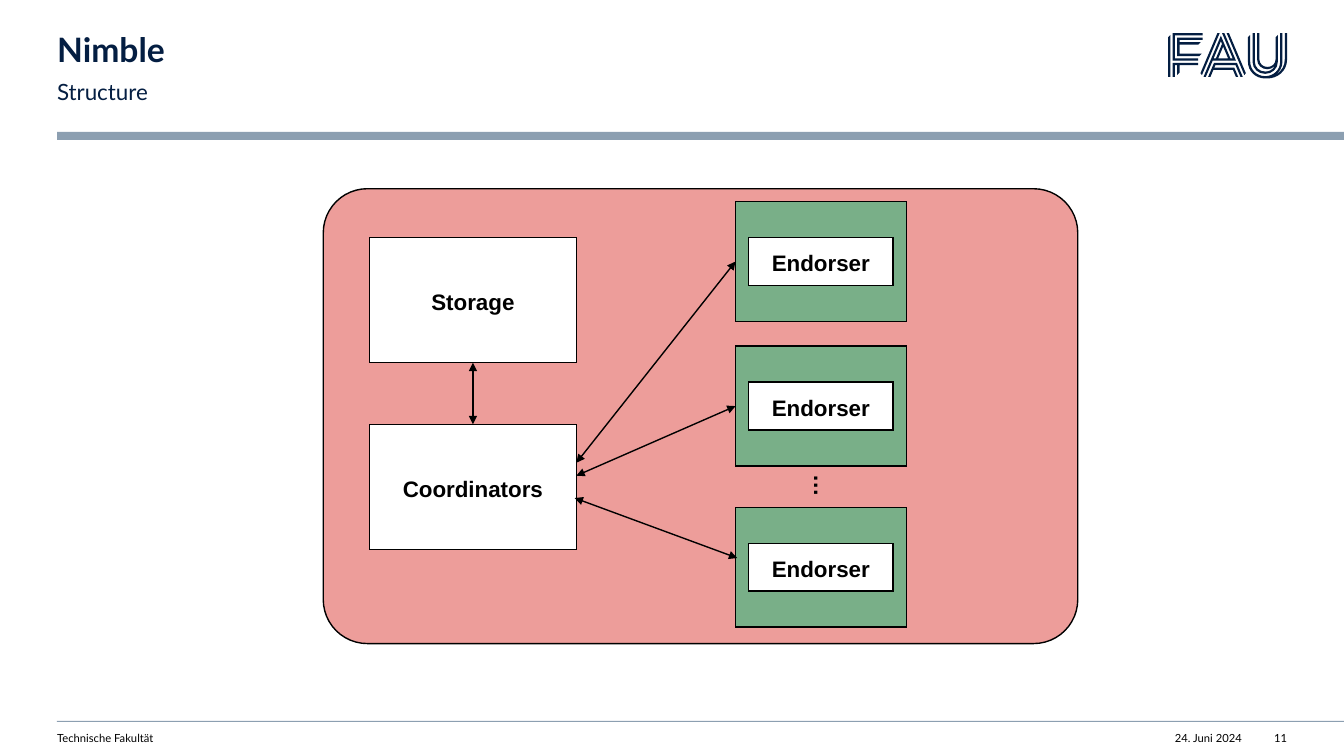
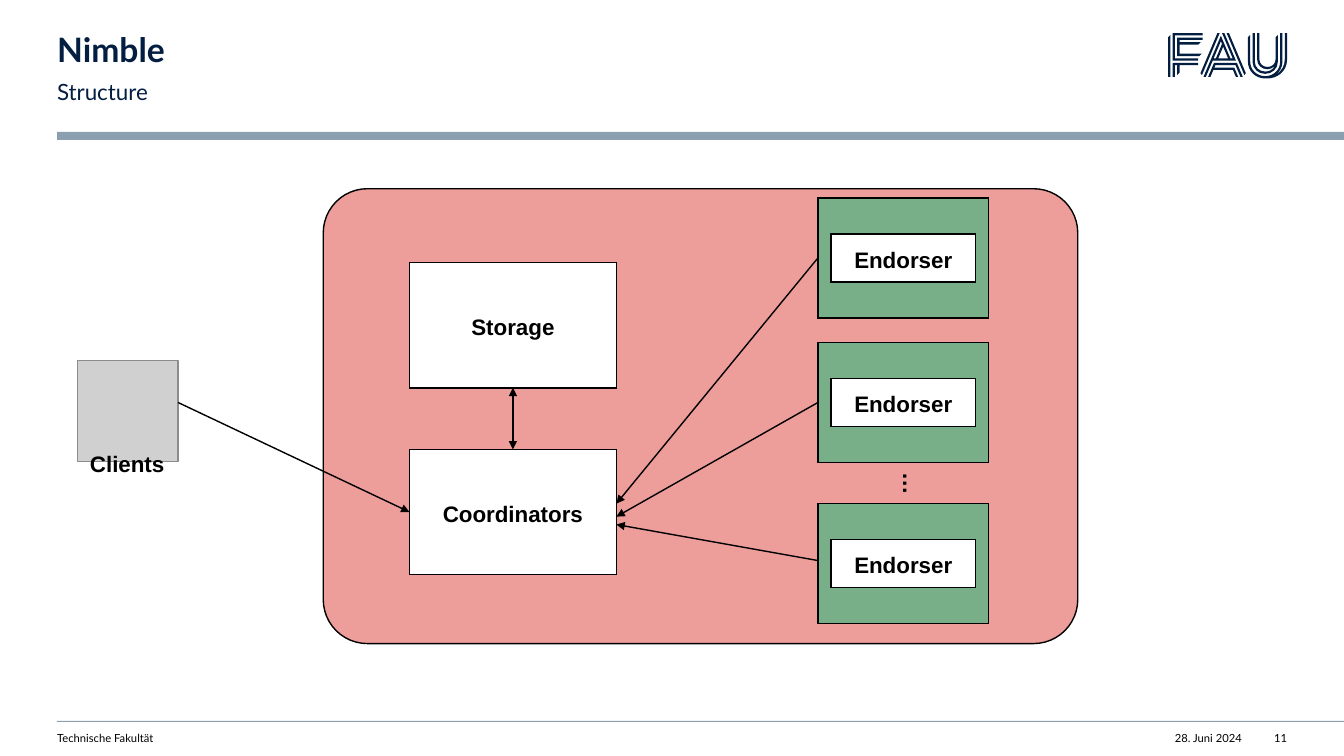
Before and after one commit to listigpeter/AKSS, a slide deck: slide 11 of presentation/confidetial_cloud_services.pptx. Drawn at 1344x756 pixels with LibreOffice and Linux fonts; fonts in the diff are those of the drawing; grey boxes stand for pictures. Boxes give left, top, right and bottom in pixels: in the first picture for what was removed or moved away, otherwise in the second. Text is boxed around its words. In the diff, an @@ line names an element or a change of style, - is before the commit and + after.

```diff
--- a/presentation/confidetial_cloud_services.pptx
+++ b/presentation/confidetial_cloud_services.pptx
@@ 6 rectangles moved together from (x1=736, y1=202, x2=906, y2=627) to (x1=818, y1=198, x2=988, y2=624) @@
@@ double arrow moved from (577, 463) - (736, 261) to (818, 258) - (617, 504) @@
@@ double arrow (818, 258) - (617, 504): double arrow to arrow @@
@@ picture added at (x1=78, y1=361, x2=178, y2=462) @@
@@ 2 rectangles, 1 double arrow moved together from (x1=370, y1=238, x2=577, y2=549) to (x1=409, y1=263, x2=616, y2=575) @@
@@ arrow added from (178, 402) to (409, 512), #000000 1 pt @@
@@ double arrow moved from (577, 476) - (736, 406) to (818, 402) - (617, 517) @@
@@ double arrow (818, 402) - (617, 517): double arrow to arrow @@
@@ text added at (x1=90, y1=455, x2=164, y2=477), 16 pt, text #000000, bold @@
+Clients
@@ text "…" moved from (x1=812, y1=474, x2=839, y2=501) to (x1=901, y1=472, x2=928, y2=499) @@
@@ double arrow moved from (575, 498) - (737, 559) to (818, 561) - (617, 524) @@
@@ double arrow (818, 561) - (617, 524): double arrow to arrow @@
@@ text at (x1=1175, y1=734, x2=1242, y2=742): text changed @@
-24. Juni 2024
+28. Juni 2024
```
Also in this commit, not shown: 6 other slides changed, 10 other files.
